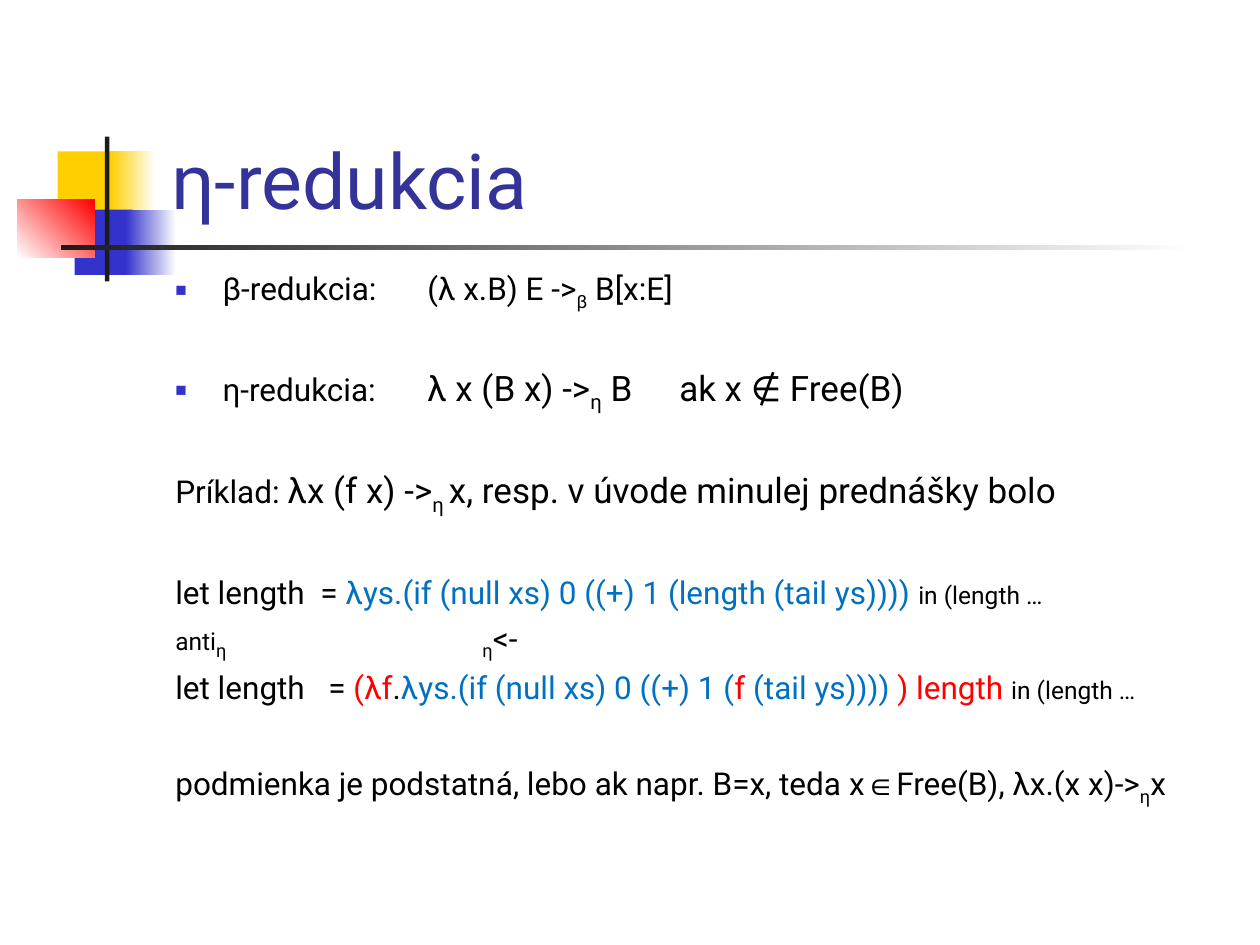
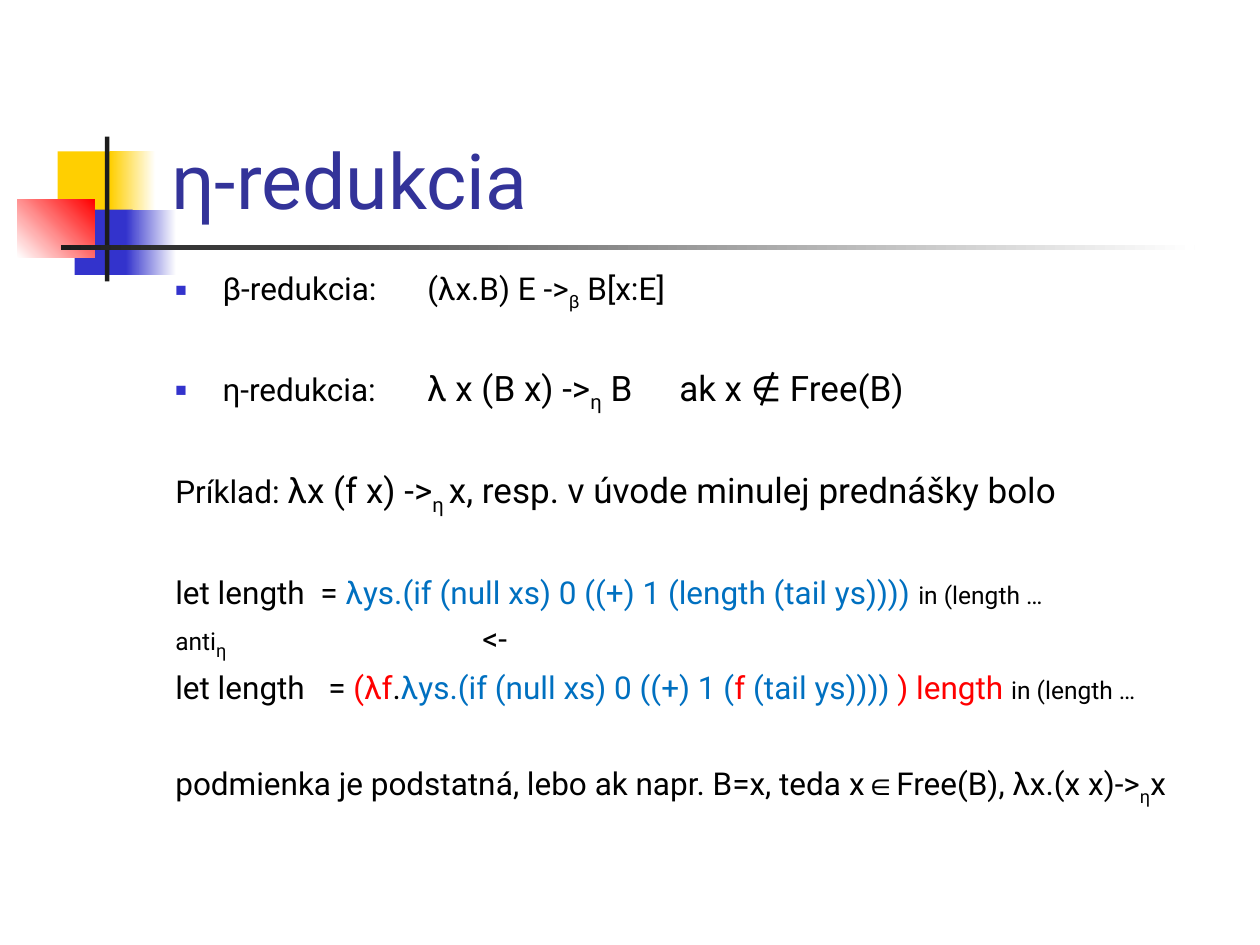
Before and after one commit to Funkcionalne/Prednasky, a slide deck: slide 8 of 06/06_fpro.ppt. Drawn at 1260x945 pixels with LibreOffice and Linux fonts; fonts in the diff are those of the drawing. Boxes give left, top, right and bottom in pixels: in the first picture for what was removed or moved away, otherwise in the second. Text is boxed around its words. In the diff, an @@ line names an element or a change of style, - is before the commit and + after.

```diff
--- a/06/06_fpro.ppt
+++ b/06/06_fpro.ppt
@@ text at <box>223,274,665,312</box>: spaces changed @@
-■ β-redukcia: (λ x.B) E ->β B[x:E]
+■ β-redukcia: (λx.B) E ->β B[x:E]
@@ text at <box>482,647,492,661</box>: text changed @@
-antiη η<-
+antiη <-
```
Also in this commit, not shown: 8 other slides changed, 3 slides added, 1 other file.
